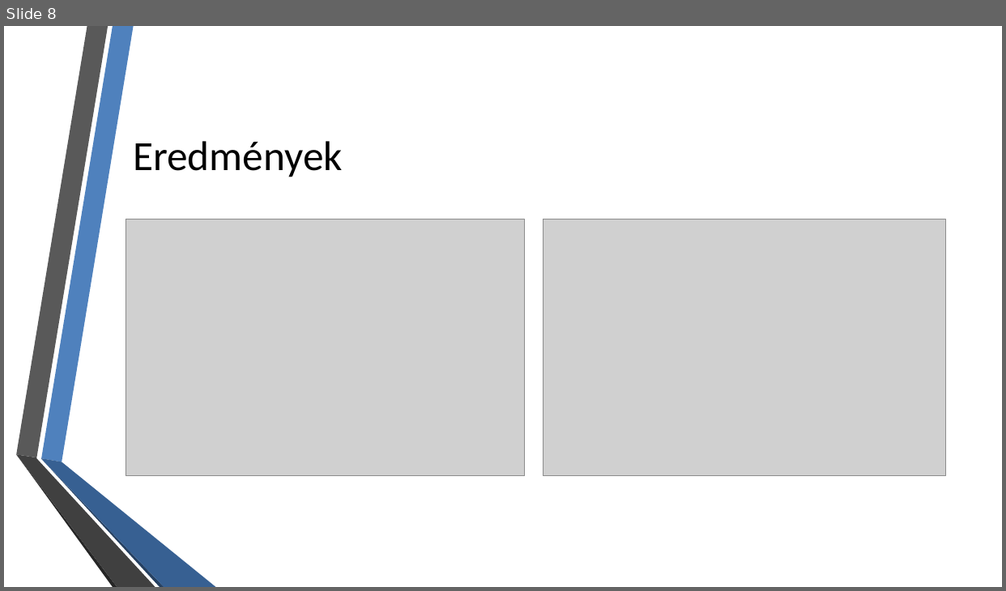
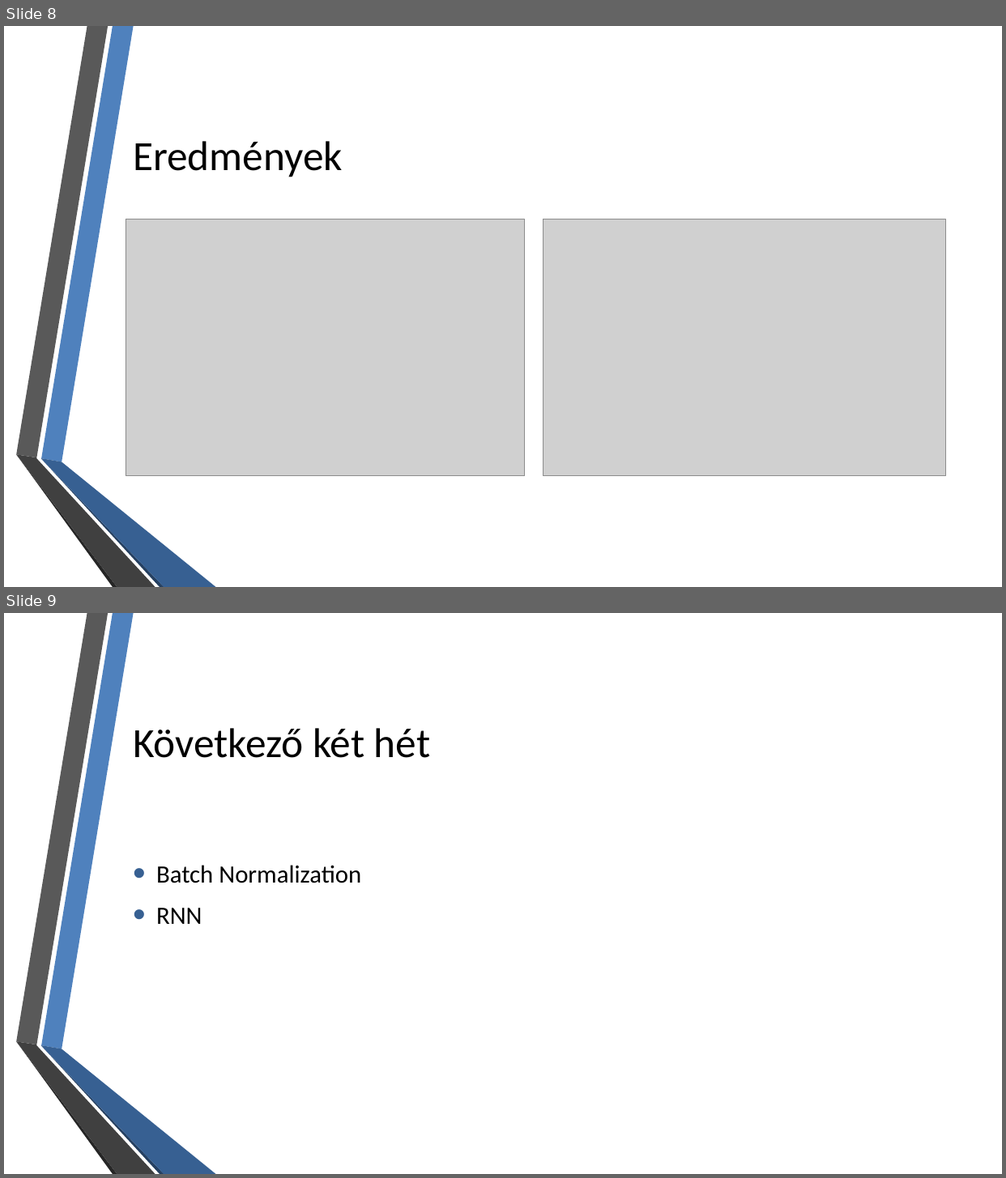
Before and after one commit to ffabi/SemesterProject, a slide deck: Szimpózium0401.pptx. Shown one above the other, each under a label of ours: slide 8 before the commit, slides 8 and 9 after it. The pictures are 1006x591 and 1006x1178 pixels, drawn with LibreOffice and Linux fonts; fonts in the diff are those of the drawing; grey boxes stand for pictures; background and template pictures are left out. Boxes give left, top, right and bottom in pixels: in the first picture for what was removed or moved away, otherwise in the second. Text is boxed around its words. In the diff, an @@ line names an element or a change of style, - is before the commit and + after.

```diff
--- a/Szimpózium0401.pptx
+++ b/Szimpózium0401.pptx
@@ slide 9 added at bbox=[4, 613, 1002, 1174], background picture (left out); not listed: 6 template elements that a slide beside it also shows @@
@@ title added at bbox=[133, 728, 430, 758], 40 pt, text #000000 @@
+Következő két hét
@@ text added at bbox=[156, 865, 361, 924], 24 pt, text #000000 @@
+• Batch Normalization
+• RNN
```
Also in this commit, not shown: 3 slides changed, 1 other slide added.
